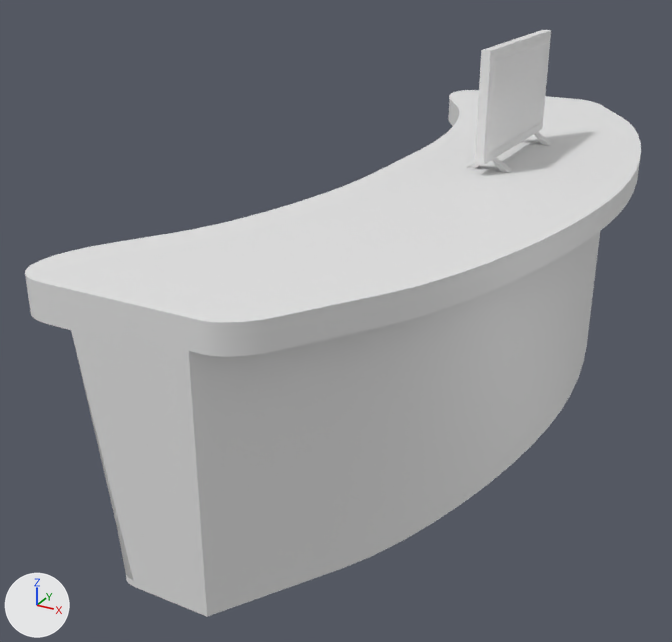
An edit to the Blender file _Assets/Models/DoorWay.blend, drawn before and after from the same camera.
Before and after are seen from a 50 mm camera at (1.54, -4.39, 2.41) aimed at (-0.61, -0.47, 0.45). The lights are fixed; the arrows at lower left show +X, +Y and +Z.

Objects in the first picture: 'FrontDesk', 'Monitor'.
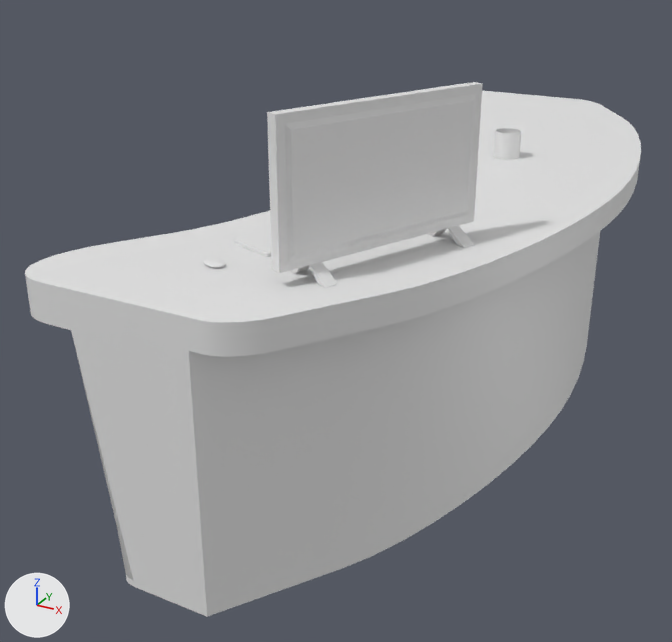
What differs and where, as boxes (x1, y1, x2, y2) in the pictures (672 x 642 px):
```json
{"object": "Monitor", "change": "moved, turned", "before": [468, 30, 553, 173], "after": [267, 82, 483, 288]}
{"object": "Cup", "change": "added", "after": [493, 128, 521, 160]}
```

Edits to the scene script, one JSON object a line:
```json
{"op": "add", "block": "me_cylinder", "code": ["me_cylinder = bpy.data.meshes.new('Cylinder')", "me_cylinder.from_pydata(...)  # 354 vertices, 384 faces; spans x -1.0..1.0, y -1.01..0.99, z -2.0..0.0"]}
{"op": "set", "path": "ob_monitor.location", "old": "(0.077, 0.063, 1.218)", "new": "(0.05, -1.733, 1.218)"}
{"op": "set", "path": "ob_monitor.rotation_euler", "old": "(0.0, 0.0, 0.0)", "new": "(0.0, 0.0, -0.402)", "note": "degrees (0, 0, 0) -> degrees (0, 0, -23)"}
{"op": "add", "block": "ob_cup", "code": ["ob_cup = bpy.data.objects.new('Cup', me_cylinder)", "ob_cup.location = (-0.03, 0.36, 1.216)", "ob_cup.scale = (-0.0689, -0.0689, -0.0689)"]}
```
